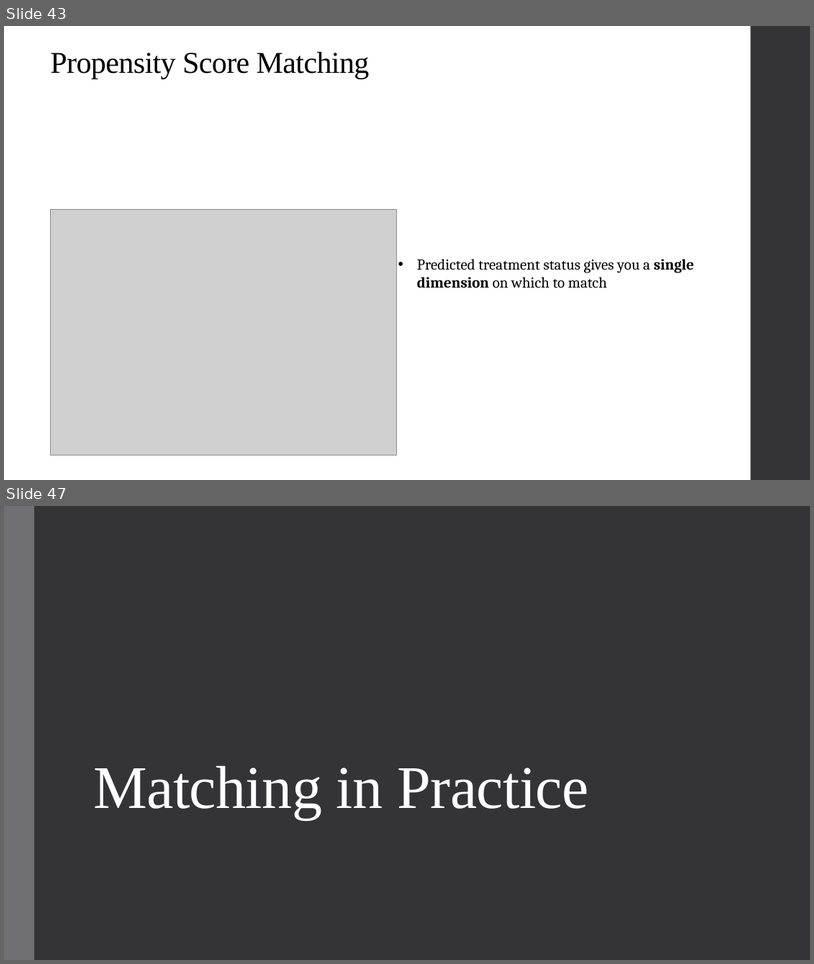
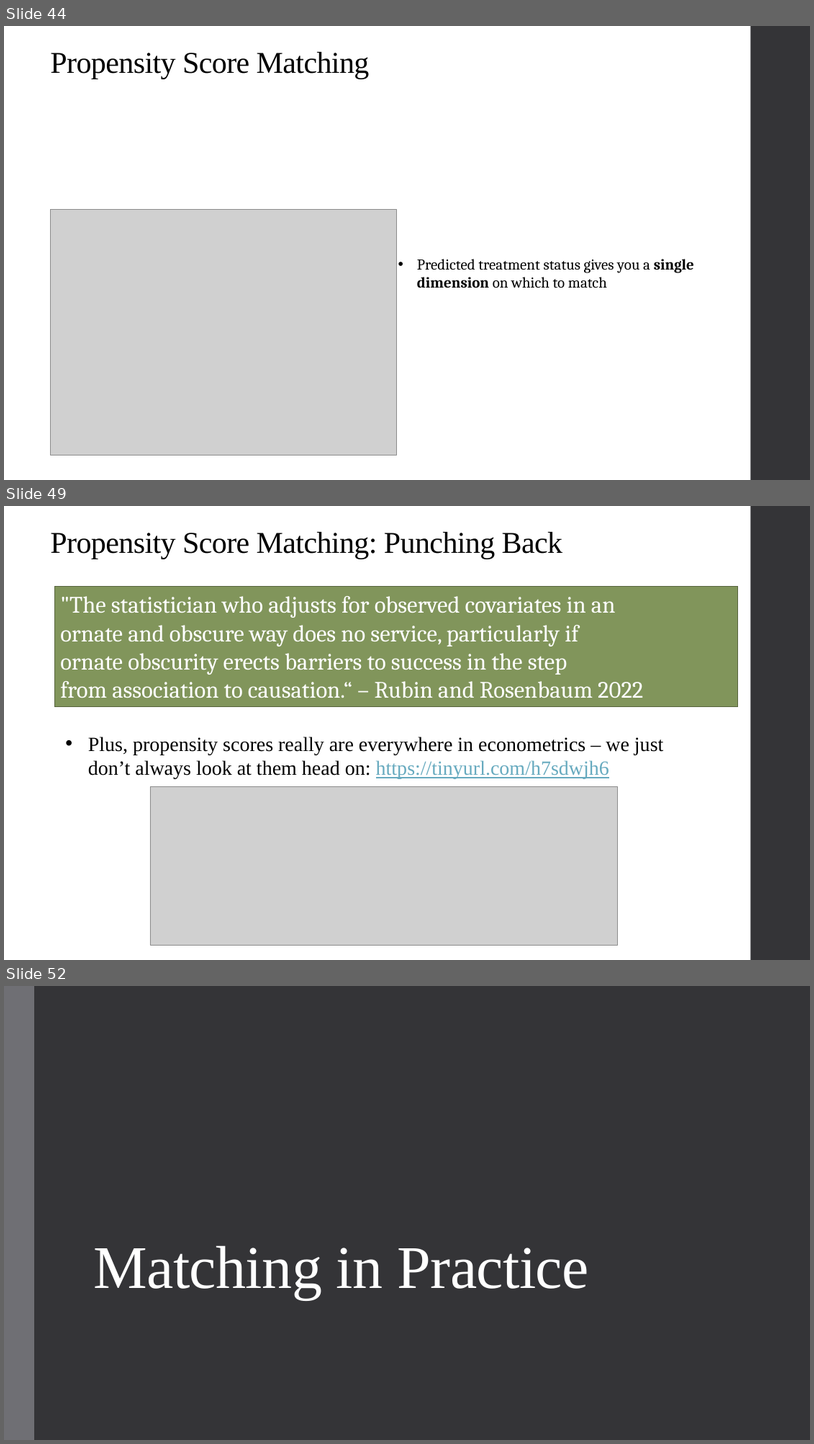
Before and after one commit to qiufei/fork-HAD5744, a slide deck: Lecture05_Matching/Lecture5_Matching_2022F.pptx. Shown one above the other, each under a label of ours: slides 43 and 47 before the commit, slides 44, 49 and 52 after it; the slides between them are not shown. The pictures are 814x964 and 814x1444 pixels, drawn with LibreOffice and Linux fonts; fonts in the diff are those of the drawing; grey boxes stand for pictures. Boxes give left, top, right and bottom in pixels: in the first picture for what was removed or moved away, otherwise in the second. Text is boxed around its words. In the diff, an @@ line names an element or a change of style, - is before the commit and + after.

```diff
--- a/Lecture05_Matching/Lecture5_Matching_2022F.pptx
+++ b/Lecture05_Matching/Lecture5_Matching_2022F.pptx
@@ slide 49 added at <box>4,506,810,960</box>, background #FFFFFF; not listed: 1 template element that a slide beside it also shows @@
@@ title added at <box>50,532,563,559</box>, 36 pt, text #000000 @@
+Propensity Score Matching: Punching Back
@@ rectangle added at <box>54,587,738,707</box>, fill #81955B, outline #56633D 0.75 pt, 28 pt, text #FFFFFF @@
+"The statistician who adjusts for observed covariates in an
+ornate and obscure way does no service, particularly if
+ornate obscurity erects barriers to success in the step
+from association to causation.“ – Rubin and Rosenbaum 2022
@@ text added at <box>88,736,664,779</box>, 24 pt, text #000000 @@
+• Plus, propensity scores really are everywhere in econometrics – we just don’t always look at them head on: https://tinyurl.com/h7sdwjh6
@@ picture added at <box>150,787,619,944</box> @@
@@ what was slide 43 is now slide 44 @@
@@ what was slide 47 is now slide 52 @@
```
Also in this commit, not shown: 14 slides changed, 7 other slides added, 1 slide removed, 2 other files.
